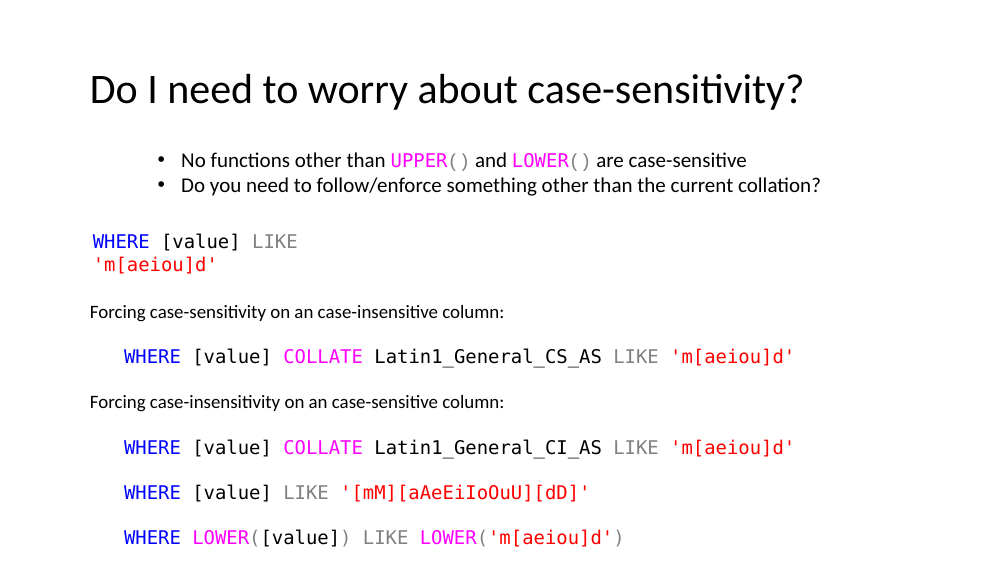
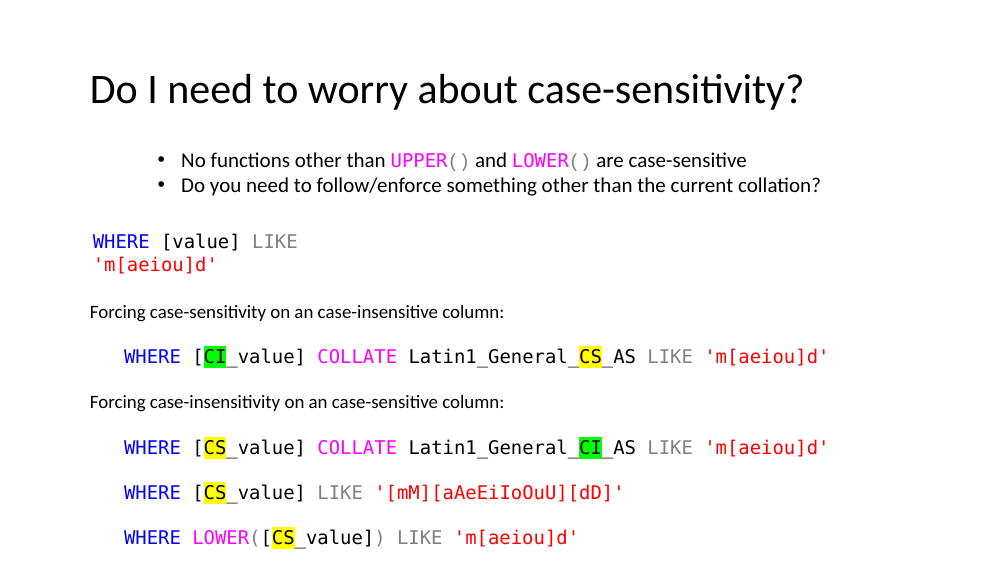
Before and after one commit to jbfoushee/MyPresentations, a slide deck: slide 17 of TSQL_LIKE_Operator/TSQL LIKE.pptx. Drawn at 1008x567 pixels with LibreOffice and Linux fonts; fonts in the diff are those of the drawing. Boxes give left, top, right and bottom in pixels: in the first picture for what was removed or moved away, otherwise in the second. Text is boxed around its words. In the diff, an @@ line names an element or a change of style, - is before the commit and + after.

```diff
--- a/TSQL_LIKE_Operator/TSQL LIKE.pptx
+++ b/TSQL_LIKE_Operator/TSQL LIKE.pptx
@@ text at (124,348,829,368): text changed @@
-WHERE [value] COLLATE Latin1_General_CS_AS LIKE 'm[aeiou]d'
+WHERE [CI_value] COLLATE Latin1_General_CS_AS LIKE 'm[aeiou]d'
@@ text at (124,439,829,549): text changed; text colour #FF0000 to #000000 @@
-WHERE [value] COLLATE Latin1_General_CI_AS LIKE 'm[aeiou]d'
-WHERE [value] LIKE '[mM][aAeEiIoOuU][dD]'
-WHERE LOWER([value]) LIKE LOWER('m[aeiou]d')
+WHERE [CS_value] COLLATE Latin1_General_CI_AS LIKE 'm[aeiou]d'
+WHERE [CS_value] LIKE '[mM][aAeEiIoOuU][dD]'
+WHERE LOWER([CS_value]) LIKE 'm[aeiou]d'
```
Also in this commit, not shown: 10 other slides changed, 3 slides removed, 5 other files.
